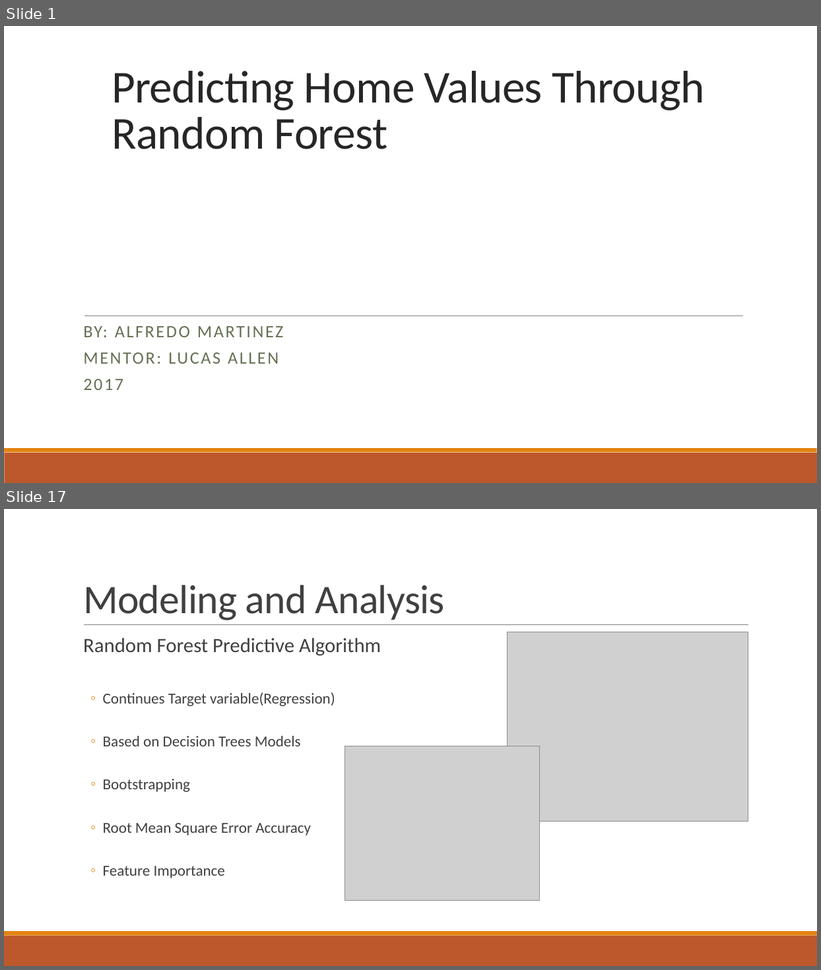
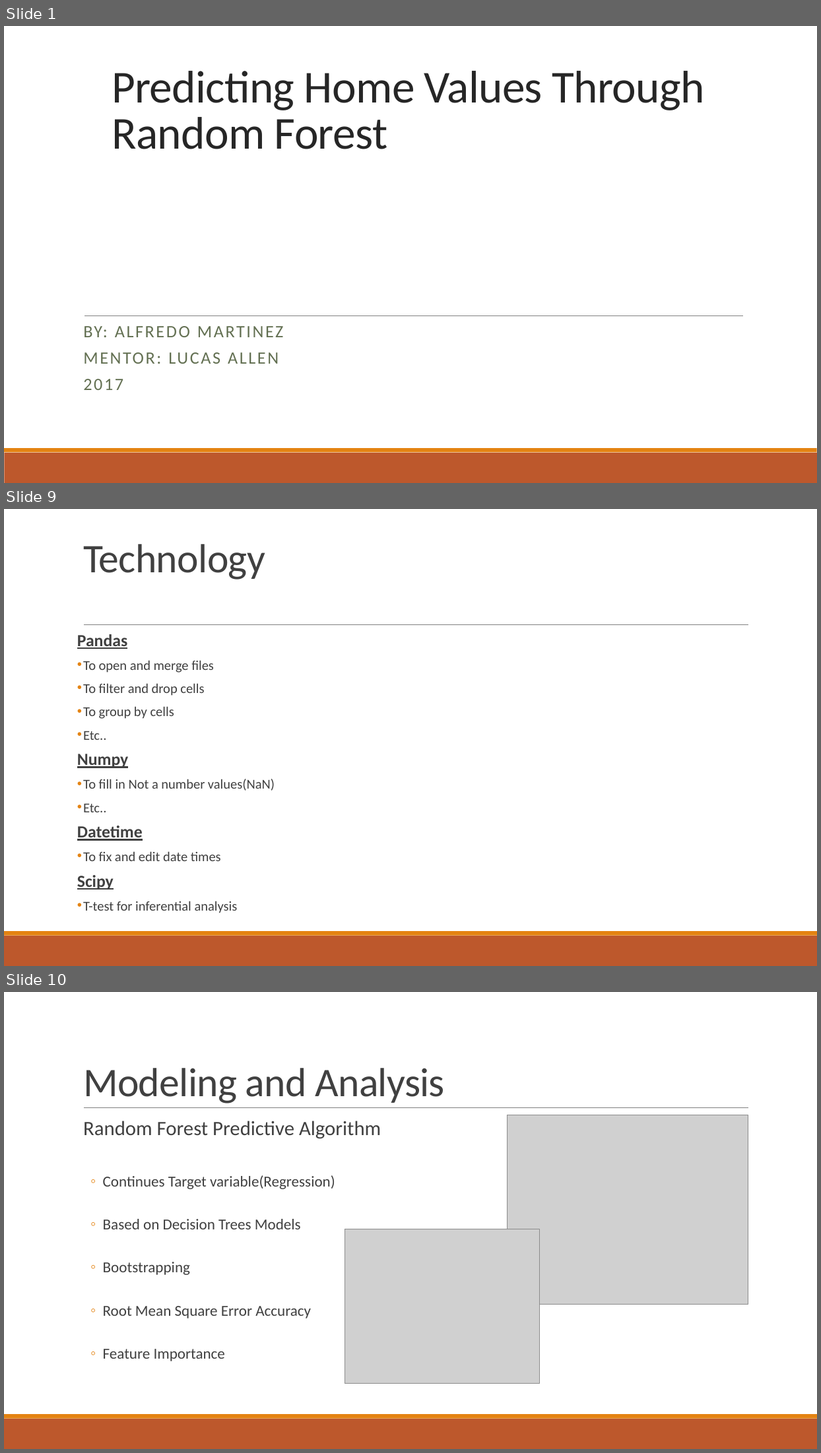
Before and after one commit to AlfredMtz/Springboard, a slide deck: Ames_project/Slide_deck.pptx. Shown one above the other, each under a label of ours: slides 1 and 17 before the commit, slides 1, 9 and 10 after it; the slides between them are not shown. The pictures are 821x970 and 821x1453 pixels, drawn with LibreOffice and Linux fonts; fonts in the diff are those of the drawing; grey boxes stand for pictures. Boxes give left, top, right and bottom in pixels: in the first picture for what was removed or moved away, otherwise in the second. Text is boxed around its words. In the diff, an @@ line names an element or a change of style, - is before the commit and + after.

```diff
--- a/Ames_project/Slide_deck.pptx
+++ b/Ames_project/Slide_deck.pptx
@@ slide 9 added at (4, 509, 817, 966), background #FFFFFF; not listed: 3 template elements that a slide beside it also shows @@
@@ title added at (83, 544, 265, 580), 48 pt, text #404040 @@
+Technology
@@ text added at (77, 634, 275, 914), 16 pt, text #404040 @@
+Pandas
+• To open and merge files
+• To filter and drop cells
+• To group by cells
+• Etc..
+Numpy
+• To fill in Not a number values(NaN)
+• Etc..
+Datetime
+• To fix and edit date times
+Scipy
+• T-test for inferential analysis
@@ what was slide 17 is now slide 10 @@
```
Also in this commit, not shown: 5 slides changed, 6 other slides added, 14 slides removed.
